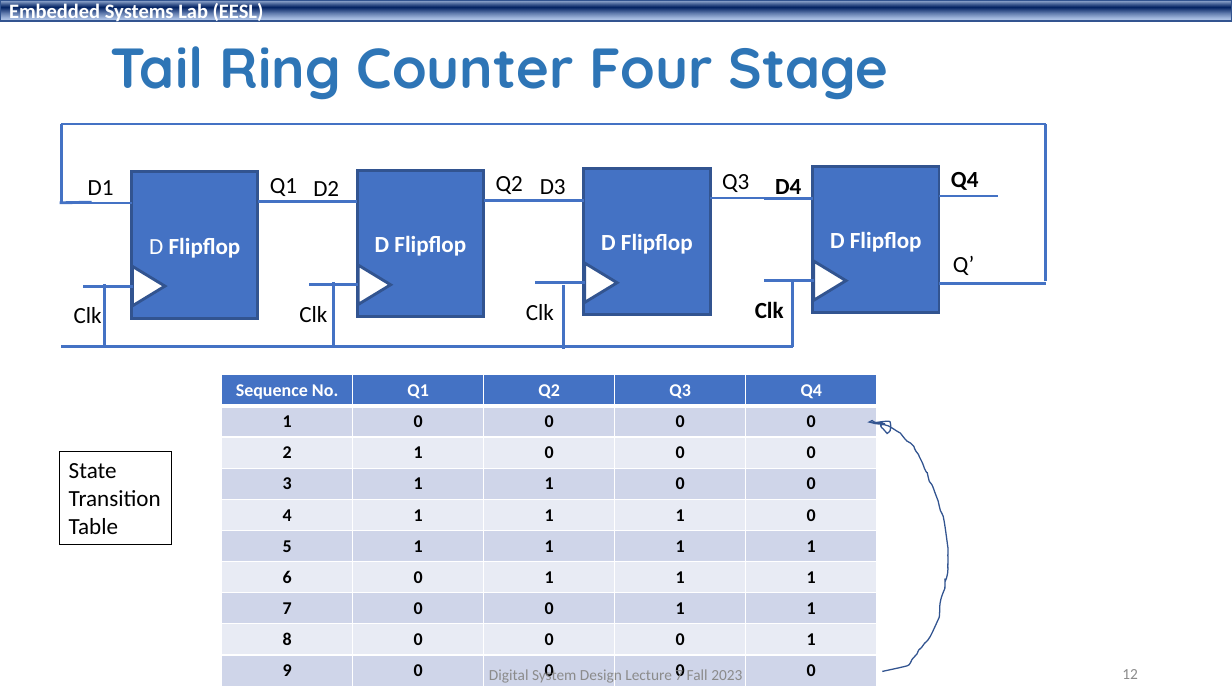
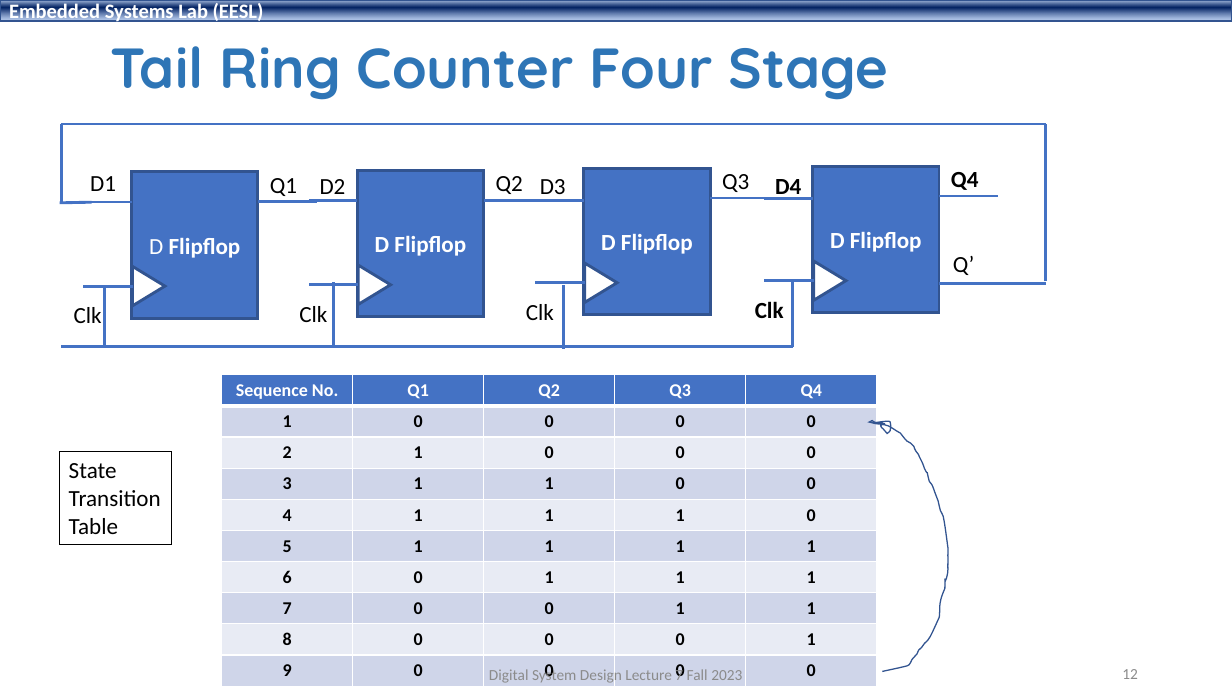
Before and after one commit to shahidmasud/shahidmasud.github.io, a slide deck: slide 12 of DSD_Lec7_Fall2023.ppsx. Drawn at 1232x693 pixels with LibreOffice and Linux fonts; fonts in the diff are those of the drawing; background and template pictures are left out. Boxes give left, top, right and bottom in pixels: in the first picture for what was removed or moved away, otherwise in the second. Text is boxed around its words. In the diff, an @@ line names an element or a change of style, - is before the commit and + after.

```diff
--- a/DSD_Lec7_Fall2023.ppsx
+++ b/DSD_Lec7_Fall2023.ppsx
@@ text "D1": place and size @@
-text "D1" at bbox=[88, 180, 114, 195]
+text "D1" at bbox=[90, 176, 116, 191]
@@ text "D2": place and size @@
-text "D2" at bbox=[313, 181, 339, 202]
+text "D2" at bbox=[320, 179, 346, 200]
```
Also in this commit, not shown: 9 other slides changed, 1 other file.
